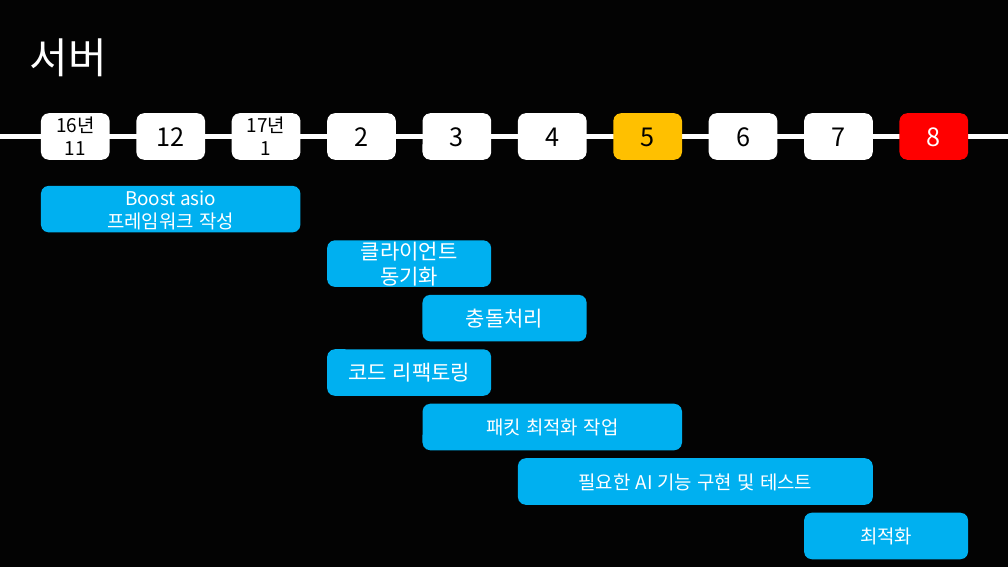
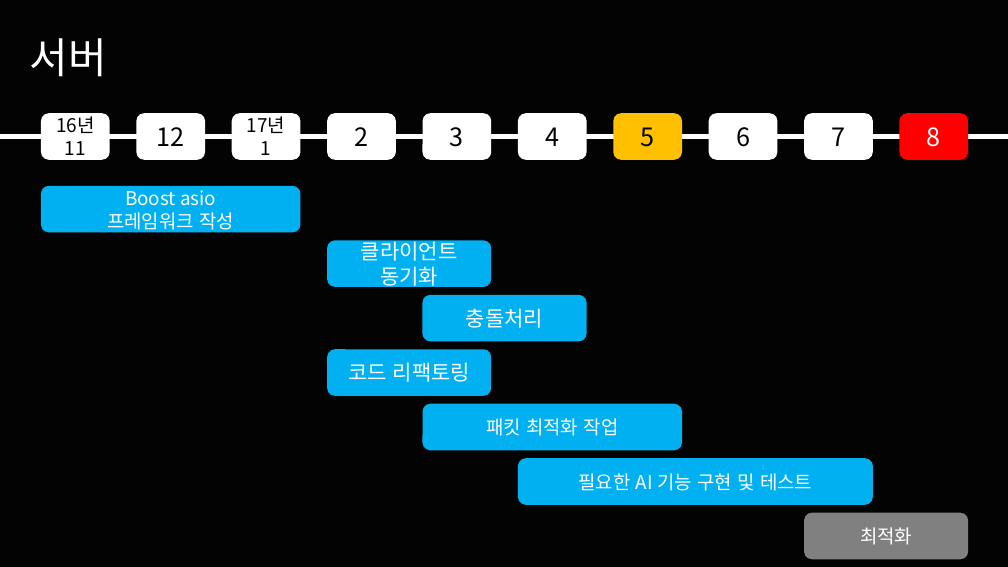
Before and after one commit to korleinster/gamebusdriver, a slide deck: slide 22 of documents/노루막이_김형준_신창섭_홍승필_허지훈.pptx. Drawn at 1008x567 pixels with LibreOffice and Linux fonts; fonts in the diff are those of the drawing; background and template pictures are left out. Boxes give left, top, right and bottom in pixels: in the first picture for what was removed or moved away, otherwise in the second. Text is boxed around its words. In the diff, an @@ line names an element or a change of style, - is before the commit and + after.

Commit message:
[신창섭]제안서 수정
1. 형준형 박스 회색으로

```diff
--- a/documents/노루막이_김형준_신창섭_홍승필_허지훈.pptx
+++ b/documents/노루막이_김형준_신창섭_홍승필_허지훈.pptx
@@ rounded rectangle "최적화" at [805, 513, 969, 560]: fill #00B0F0 to #808080 @@
```
